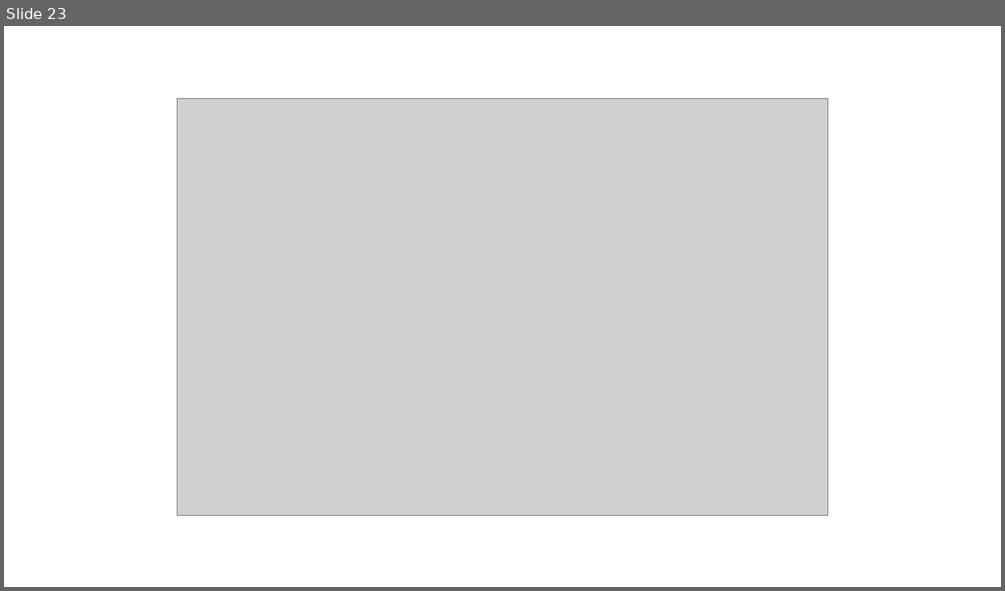
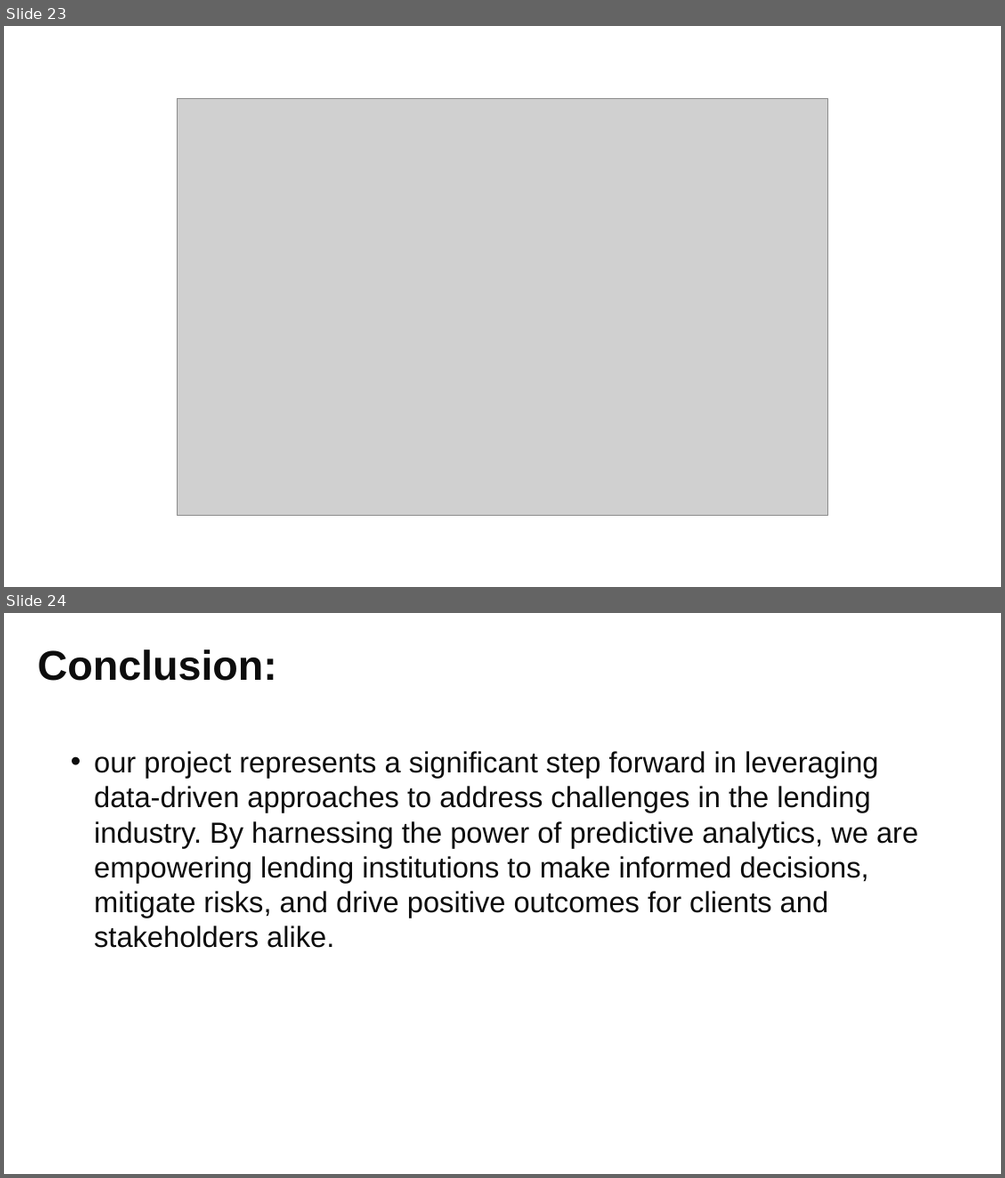
Before and after one commit to Thangam-11/Loan_risk_deduction, a slide deck: Presentation2.pptx. Shown one above the other, each under a label of ours: slide 23 before the commit, slides 23 and 24 after it. The pictures are 1005x591 and 1005x1178 pixels, drawn with LibreOffice and Linux fonts; fonts in the diff are those of the drawing; grey boxes stand for pictures. Boxes give left, top, right and bottom in pixels: in the first picture for what was removed or moved away, otherwise in the second. Text is boxed around its words. In the diff, an @@ line names an element or a change of style, - is before the commit and + after.

```diff
--- a/Presentation2.pptx
+++ b/Presentation2.pptx
@@ slide 24 added at (4, 613, 1001, 1174), background #FFFFFF @@
@@ text added at (38, 649, 277, 681), 40 pt, text #0D0D0D, bold @@
+Conclusion:
@@ text added at (94, 751, 918, 948), 28 pt, text #0D0D0D @@
+• our project represents a significant step forward in leveraging data-driven approaches to address challenges in the lending industry. By harnessing the power of predictive analytics, we are empowering lending institutions to make informed decisions, mitigate risks, and drive positive outcomes for clients and stakeholders alike.
```
Also in this commit, not shown: 1 slide changed, 2 slides removed.
